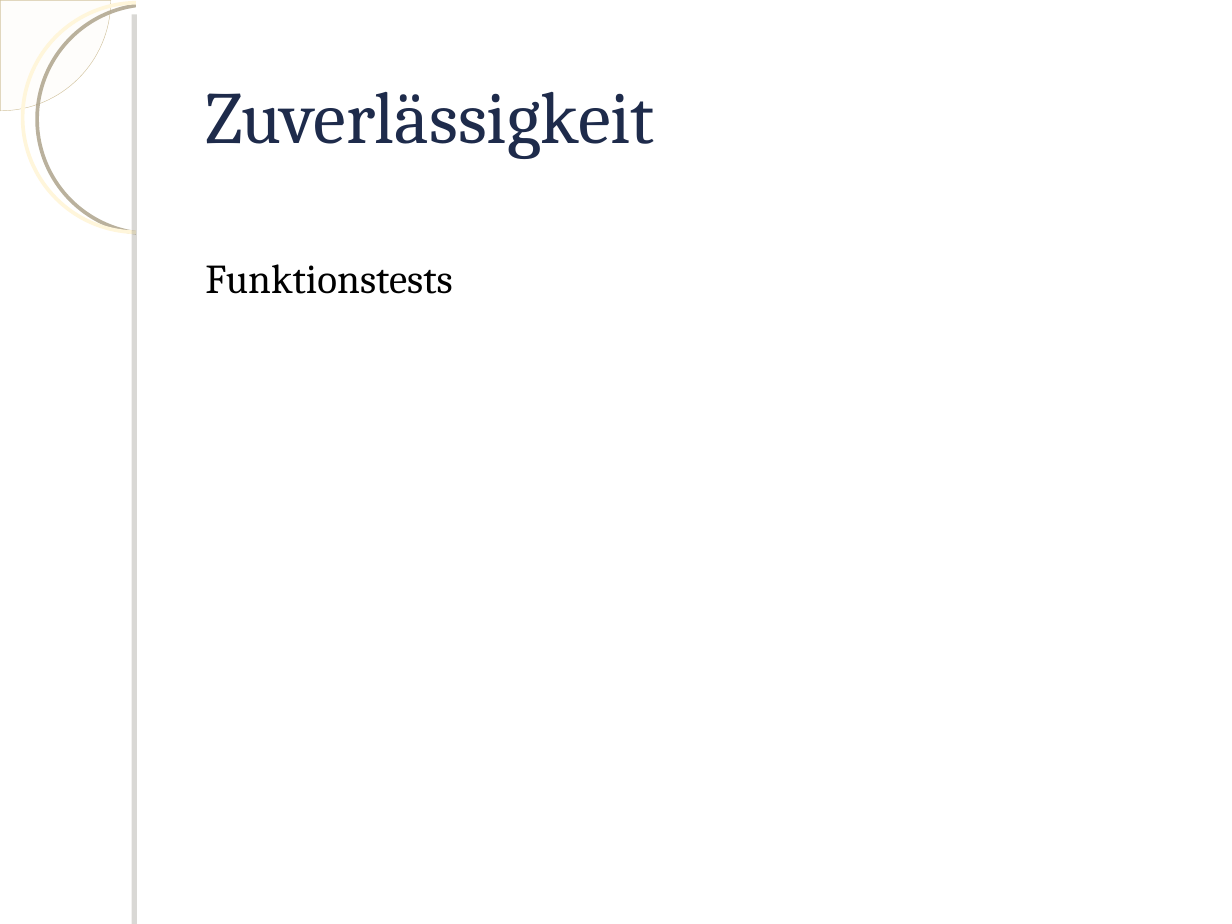
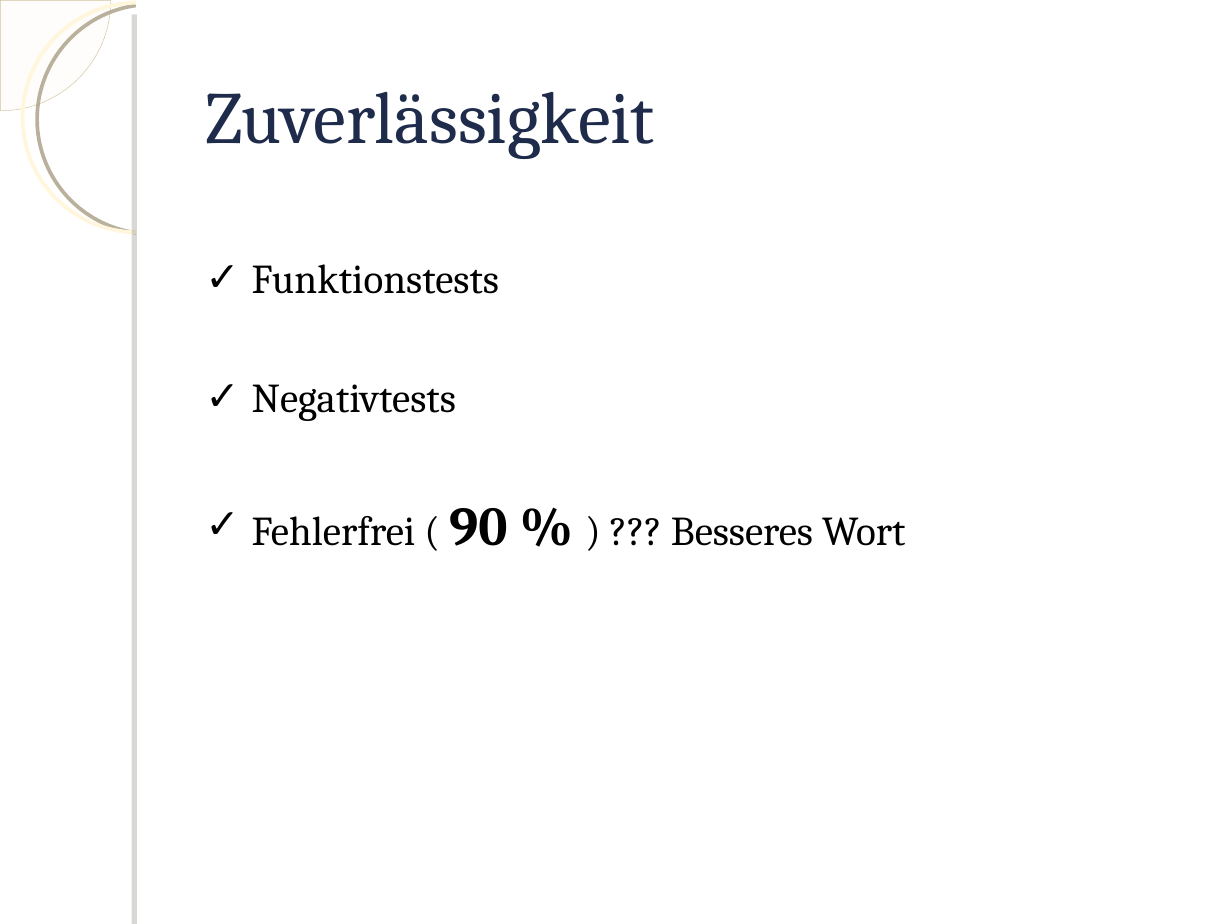
Before and after one commit to knot3/knot3-qualitaetssicherung, a slide deck: slide 3 of Praesentation/Praesentation.odp. Drawn at 1232x924 pixels with LibreOffice and Linux fonts; fonts in the diff are those of the drawing; background and template pictures are left out. Boxes give left, top, right and bottom in pixels: in the first picture for what was removed or moved away, otherwise in the second. Text is boxed around its words. In the diff, an @@ line names an element or a change of style, - is before the commit and + after.

```diff
--- a/Praesentation/Praesentation.odp
+++ b/Praesentation/Praesentation.odp
@@ text at (252,264,499,294): bullet none to ✓ @@
@@ text at (252,384,905,546): paragraphs added @@
+✓ Negativtests
+✓ Fehlerfrei ( 90 % ) ??? Besseres Wort
```
Also in this commit, not shown: 1 other slide changed, 1 slide added, 1 slide removed, 1 other file.
